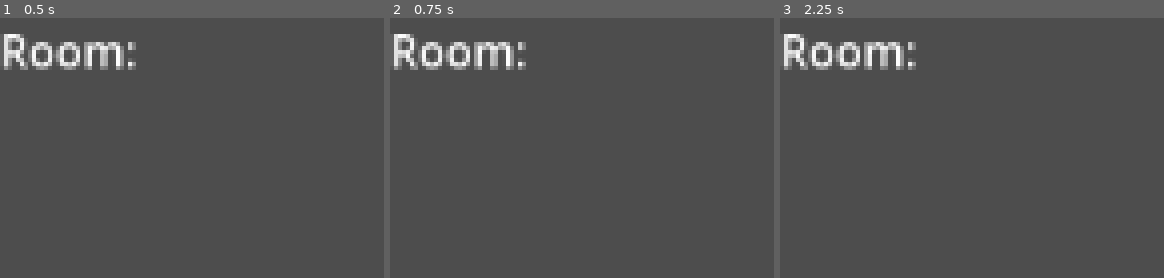
Above: before the commit, frames 1-3 (left to right).
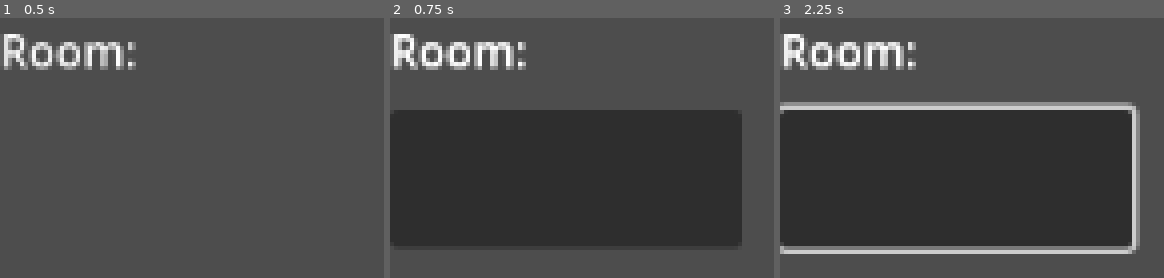
Above: after the commit, the same moments.

Repository: Flamerider347/Chaos_V2
Game: Godot game, scene res://prefabs/main.tscn
Same seed, same stepped clock (60 frames per second), same inputs: the game is played once before the commit and once after it. This scene is started directly instead of the project's main scene.
Inputs (mouse positions are in pixels of both pictures, inside the frame that each line leads up to):
- Up to frame 1 (0.5 s): no input
- Up to frame 2 (0.75 s): tap Enter (ui_accept) at 0.5 s; move the mouse to (outside the picture) at 0.52 s; hold Right (ui_right) from 0.53 s (still down); tap Tab at 0.6 s
- Up to frame 3 (2.25 s): tap Enter (ui_accept) at 0.77, 0.8, 1.07, 2, 2.1 s; release Right (ui_right) at 1.25 s; click (956, 179) at 1.27 s; move the mouse to (outside the picture) at 2.02 s; hold Down (ui_down) from 2.03 s (still down)

Frame 1 is identical in both runs. In frame 2, 48% of the frame differs, in the area x 0-92%, y 6-88%; in frame 3, 55%, in the area x 0-94%, y 6-91%.

Commit message:
Working Multiplayer GDSYNC

Diff:
--- a/Prefabs/player.tscn
+++ b/Prefabs/player.tscn
@@ -7,7 +7,11 @@
 
 [sub_resource type="CapsuleShape3D" id="CapsuleShape3D_y6xdh"]
 
+[sub_resource type="BoxMesh" id="BoxMesh_5wxv7"]
+size = Vector3(0.215, 0.17, 0.065)
+
 [node name="Player" type="CharacterBody3D" unique_id=300991191]
+process_mode = 1
 collision_layer = 2
 collision_mask = 3
 script = ExtResource("1_5wxv7")
@@ -24,13 +28,21 @@
 transform = Transform3D(1, 0, 0, 0, 1, 0, 0, 0, 1, 0, 1.4908824, -0.5303539)
 current = true
 
-[node name="PropertySynchronizer" type="Node" parent="." unique_id=875584009]
+[node name="nose" type="MeshInstance3D" parent="." unique_id=881981073]
+transform = Transform3D(1, 0, 0, 0, 1, 0, 0, 0, 1, 0, 1.2357346, -0.54411715)
+mesh = SubResource("BoxMesh_5wxv7")
+
+[node name="username" type="Label3D" parent="." unique_id=2145858136]
+transform = Transform3D(-1, 0, -8.742278e-08, 0, 1, 0, 8.742278e-08, 0, -1, -0.10347092, 1.710853, -0.5403644)
+text = "John"
+
+[node name="PropertySynchronizer" type="Node" parent="." unique_id=1495390822]
 script = ExtResource("2_y5hcb")
+broadcast = 2
 node_path = NodePath("..")
-properties = PackedStringArray()
-interpolated = false
-interpolation_speed = 1.0
-extrapolation = null
+properties = PackedStringArray("global_position")
+interpolated = true
+interpolation_speed = 30.0
 extrapolated = false
 max_extrapolation_time = 0.2
 metadata/_custom_type_script = "uid://b7bt85tck6v7g"
--- a/Script/game_data.gd
+++ b/Script/game_data.gd
@@ -2,4 +2,4 @@
 
 var room_code: String = ""
 var username: String = ""
-var display_id: int = randi_range(1, 10000)
+var paused: bool = false
--- a/Script/main.gd
+++ b/Script/main.gd
@@ -1,4 +1,27 @@
 extends Node3D
+
+var paused: bool = false
 
 func _ready() -> void:
 	$UI/roomcode.text = "Room: " + GameData.room_code
+	$Pause_UI/roomcode.text = "Room: " + GameData.room_code
+	$Pause_UI.visible = false
+
+func _input(event: InputEvent) -> void:
+	if event is InputEventKey and event.pressed:
+		if event.keycode == KEY_TAB:
+			paused = !paused
+			$Pause_UI.visible = paused
+			GameData.paused = paused
+			if paused:
+				Input.set_mouse_mode(Input.MOUSE_MODE_VISIBLE)
+			else:
+				Input.set_mouse_mode(Input.MOUSE_MODE_CAPTURED)
+
+func _on_copy_button_pressed() -> void:
+	DisplayServer.clipboard_set(GameData.room_code)
+
+func _notification(what: int) -> void:
+	if what == NOTIFICATION_APPLICATION_FOCUS_IN:
+		if not GameData.paused:
+			Input.set_mouse_mode(Input.MOUSE_MODE_CAPTURED)
--- a/Script/player.gd
+++ b/Script/player.gd
@@ -1,15 +1,31 @@
 extends CharacterBody3D
 
-var player_id: int = 0
 var is_owned: bool = false
 
 const SPEED = 5.0
 const JUMP_VELOCITY = 4.5
 const GRAVITY = 9.8
+const MOUSE_SENSITIVITY = 0.003
 
 func _ready() -> void:
-	player_id = name.to_int()
-	is_owned = (player_id == GDSync.get_client_id())
+	GDSync.connect_gdsync_owner_changed(self, owner_changed)
+
+func owner_changed(_owner_id: int) -> void:
+	is_owned = GDSync.is_gdsync_owner(self)
+	print("Owner changed | is_owned: ", is_owned)
+	if is_owned:
+		$Camera3D.make_current()
+		Input.set_mouse_mode(Input.MOUSE_MODE_CAPTURED)
+	else:
+		$Camera3D.queue_free()
+
+func _input(event: InputEvent) -> void:
+	if not is_owned or GameData.paused:
+		return
+	if event is InputEventMouseMotion:
+		rotate_y(-event.relative.x * MOUSE_SENSITIVITY)
+		$Camera3D.rotate_x(-event.relative.y * MOUSE_SENSITIVITY)
+		$Camera3D.rotation.x = clamp($Camera3D.rotation.x, -PI/2, PI/2)
 
 func _physics_process(delta: float) -> void:
 	if not is_owned:
@@ -18,10 +34,14 @@
 	if not is_on_floor():
 		velocity.y -= GRAVITY * delta
 
-	if Input.is_action_just_pressed("ui_accept") and is_on_floor():
-		velocity.y = JUMP_VELOCITY
+	if not GameData.paused:
+		if Input.is_action_just_pressed("ui_accept") and is_on_floor():
+			velocity.y = JUMP_VELOCITY
 
-	var input_dir = Input.get_vector("ui_left", "ui_right", "ui_up", "ui_down")
+	var input_dir = Vector2.ZERO
+	if not GameData.paused:
+		input_dir = Input.get_vector("ui_left", "ui_right", "ui_up", "ui_down")
+
 	var direction = (transform.basis * Vector3(input_dir.x, 0, input_dir.y)).normalized()
 	if direction:
 		velocity.x = direction.x * SPEED
--- a/Script/player_spawner.gd
+++ b/Script/player_spawner.gd
@@ -4,7 +4,6 @@
 var spawned_players: Dictionary = {}
 
 func _ready() -> void:
-	print("Spawner ready, my client id: ", GDSync.get_client_id())
 	GDSync.client_left.connect(client_left)
 
 	for client_id in GDSync.lobby_get_all_clients():
@@ -14,22 +13,14 @@
 
 func client_joined(client_id: int) -> void:
 	if spawned_players.has(client_id):
-		print("already spawned, skipping: ", client_id)
 		return
-	var spawn_pos = Vector3(randf_range(-5, 5), 0, randf_range(-5, 5))
-	print("spawning: ", client_id, " at ", spawn_pos)
 	var player = player_scene.instantiate()
 	player.name = str(client_id)
-	player.position = spawn_pos
 	spawned_players[client_id] = player
 	add_child(player)
 	GDSync.set_gdsync_owner(player, client_id)
 
-	if client_id == GDSync.get_client_id():
-		player.get_node("Camera3D").make_current()
-
 func client_left(client_id: int) -> void:
-	print("client left: ", client_id)
 	if spawned_players.has(client_id):
 		spawned_players[client_id].queue_free()
 		spawned_players.erase(client_id)
--- a/prefabs/main.tscn
+++ b/prefabs/main.tscn
@@ -31,6 +31,7 @@
 sky = SubResource("Sky_fpsi2")
 
 [node name="Main" type="Node3D" unique_id=2036698157]
+process_mode = 3
 script = ExtResource("1_a5p6j")
 
 [node name="Game" type="Node3D" parent="." unique_id=1242961268]
@@ -56,9 +57,24 @@
 [node name="WorldEnvironment" type="WorldEnvironment" parent="Game" unique_id=1222698476]
 environment = SubResource("Environment_7m14q")
 
-[node name="UI" type="CanvasLayer" parent="." unique_id=516443905]
+[node name="Pause_UI" type="CanvasLayer" parent="." unique_id=516443905]
+visible = false
 
-[node name="roomcode" type="Label" parent="UI" unique_id=1665139751]
+[node name="roomcode" type="Label" parent="Pause_UI" unique_id=1665139751]
 offset_right = 40.0
 offset_bottom = 23.0
 text = "SADLKhalkdsjfh"
+
+[node name="copy_button" type="Button" parent="Pause_UI" unique_id=2034908009]
+offset_top = 33.0
+offset_right = 127.0
+offset_bottom = 83.0
+
+[node name="UI" type="CanvasLayer" parent="." unique_id=1896255929]
+
+[node name="roomcode" type="Label" parent="UI" unique_id=1196367339]
+offset_right = 40.0
+offset_bottom = 23.0
+text = "SADLKhalkdsjfh"
+
+[connection signal="pressed" from="Pause_UI/copy_button" to="." method="_on_copy_button_pressed"]
--- a/project.godot
+++ b/project.godot
@@ -30,6 +30,47 @@
 
 enabled=PackedStringArray("res://addons/GD-Sync/plugin.cfg")
 
+[input]
+
+ui_cancel={
+"deadzone": 0.5,
+"events": [Object(InputEventKey,"resource_local_to_scene":false,"resource_name":"","device":0,"window_id":0,"alt_pressed":false,"shift_pressed":false,"ctrl_pressed":false,"meta_pressed":false,"pressed":false,"keycode":4194305,"physical_keycode":0,"key_label":0,"unicode":0,"location":0,"echo":false,"script":null)
+, Object(InputEventKey,"resource_local_to_scene":false,"resource_name":"","device":-1,"window_id":0,"alt_pressed":false,"shift_pressed":false,"ctrl_pressed":false,"meta_pressed":false,"pressed":false,"keycode":0,"physical_keycode":4194306,"key_label":0,"unicode":0,"location":0,"echo":false,"script":null)
+]
+}
+ui_left={
+"deadzone": 0.5,
+"events": [Object(InputEventKey,"resource_local_to_scene":false,"resource_name":"","device":0,"window_id":0,"alt_pressed":false,"shift_pressed":false,"ctrl_pressed":false,"meta_pressed":false,"pressed":false,"keycode":4194319,"physical_keycode":0,"key_label":0,"unicode":0,"location":0,"echo":false,"script":null)
+, Object(InputEventJoypadButton,"resource_local_to_scene":false,"resource_name":"","device":-1,"button_index":13,"pressure":0.0,"pressed":false,"script":null)
+, Object(InputEventJoypadMotion,"resource_local_to_scene":false,"resource_name":"","device":-1,"axis":0,"axis_value":-1.0,"script":null)
+, Object(InputEventKey,"resource_local_to_scene":false,"resource_name":"","device":-1,"window_id":0,"alt_pressed":false,"shift_pressed":false,"ctrl_pressed":false,"meta_pressed":false,"pressed":false,"keycode":0,"physical_keycode":65,"key_label":0,"unicode":97,"location":0,"echo":false,"script":null)
+]
+}
+ui_right={
+"deadzone": 0.5,
+"events": [Object(InputEventKey,"resource_local_to_scene":false,"resource_name":"","device":0,"window_id":0,"alt_pressed":false,"shift_pressed":false,"ctrl_pressed":false,"meta_pressed":false,"pressed":false,"keycode":4194321,"physical_keycode":0,"key_label":0,"unicode":0,"location":0,"echo":false,"script":null)
+, Object(InputEventJoypadButton,"resource_local_to_scene":false,"resource_name":"","device":-1,"button_index":14,"pressure":0.0,"pressed":false,"script":null)
+, Object(InputEventJoypadMotion,"resource_local_to_scene":false,"resource_name":"","device":-1,"axis":0,"axis_value":1.0,"script":null)
+, Object(InputEventKey,"resource_local_to_scene":false,"resource_name":"","device":-1,"window_id":0,"alt_pressed":false,"shift_pressed":false,"ctrl_pressed":false,"meta_pressed":false,"pressed":false,"keycode":0,"physical_keycode":68,"key_label":0,"unicode":100,"location":0,"echo":false,"script":null)
+]
+}
+ui_up={
+"deadzone": 0.5,
+"events": [Object(InputEventKey,"resource_local_to_scene":false,"resource_name":"","device":0,"window_id":0,"alt_pressed":false,"shift_pressed":false,"ctrl_pressed":false,"meta_pressed":false,"pressed":false,"keycode":4194320,"physical_keycode":0,"key_label":0,"unicode":0,"location":0,"echo":false,"script":null)
+, Object(InputEventJoypadButton,"resource_local_to_scene":false,"resource_name":"","device":-1,"button_index":11,"pressure":0.0,"pressed":false,"script":null)
+, Object(InputEventJoypadMotion,"resource_local_to_scene":false,"resource_name":"","device":-1,"axis":1,"axis_value":-1.0,"script":null)
+, Object(InputEventKey,"resource_local_to_scene":false,"resource_name":"","device":-1,"window_id":0,"alt_pressed":false,"shift_pressed":false,"ctrl_pressed":false,"meta_pressed":false,"pressed":false,"keycode":0,"physical_keycode":87,"key_label":0,"unicode":119,"location":0,"echo":false,"script":null)
+]
+}
+ui_down={
+"deadzone": 0.5,
+"events": [Object(InputEventKey,"resource_local_to_scene":false,"resource_name":"","device":0,"window_id":0,"alt_pressed":false,"shift_pressed":false,"ctrl_pressed":false,"meta_pressed":false,"pressed":false,"keycode":4194322,"physical_keycode":0,"key_label":0,"unicode":0,"location":0,"echo":false,"script":null)
+, Object(InputEventJoypadButton,"resource_local_to_scene":false,"resource_name":"","device":-1,"button_index":12,"pressure":0.0,"pressed":false,"script":null)
+, Object(InputEventJoypadMotion,"resource_local_to_scene":false,"resource_name":"","device":-1,"axis":1,"axis_value":1.0,"script":null)
+, Object(InputEventKey,"resource_local_to_scene":false,"resource_name":"","device":-1,"window_id":0,"alt_pressed":false,"shift_pressed":false,"ctrl_pressed":false,"meta_pressed":false,"pressed":false,"keycode":0,"physical_keycode":83,"key_label":0,"unicode":115,"location":0,"echo":false,"script":null)
+]
+}
+
 [physics]
 
 3d/physics_engine="Jolt Physics"
